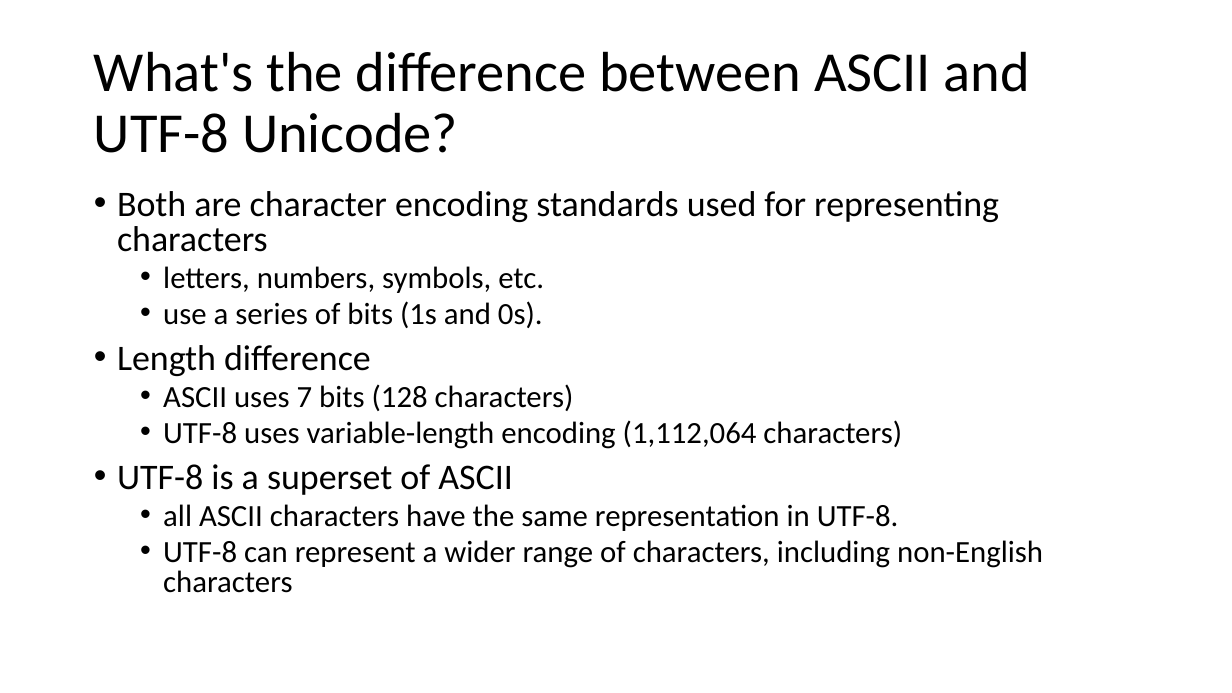
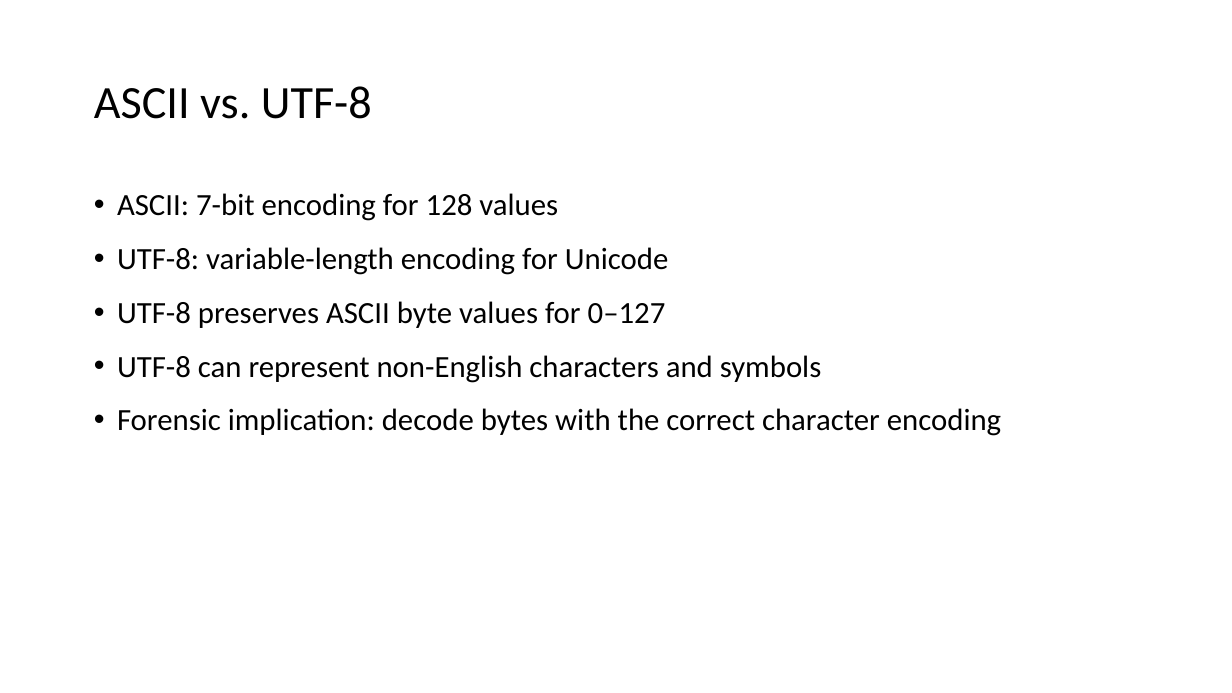
Before and after one commit to frankwxu/Digital-Forensics-Basic-Book, a slide deck: slide 24 of PPTs/Ch2_Number_Systems_for_Digital_Forensics.pptx. Drawn at 1232x693 pixels with LibreOffice and Linux fonts; fonts in the diff are those of the drawing; background and template pictures are left out. Boxes give left, top, right and bottom in pixels: in the first picture for what was removed or moved away, otherwise in the second. Text is boxed around its words. In the diff, an @@ line names an element or a change of style, - is before the commit and + after.

Commit message:
update Ch2 Number Systems for Digital Forensics presentation

```diff
--- a/PPTs/Ch2_Number_Systems_for_Digital_Forensics.pptx
+++ b/PPTs/Ch2_Number_Systems_for_Digital_Forensics.pptx
@@ title at <box>94,86,372,119</box>: text changed; size 44 to 36 pt @@
-What's the difference between ASCII and UTF-8 Unicode?
+ASCII vs. UTF-8
@@ text at <box>117,193,1001,436</box>: text changed @@
-• Both are character encoding standards used for representing characters
-  • letters, numbers, symbols, etc.
-  • use a series of bits (1s and 0s).
-• Length difference
-  • ASCII uses 7 bits (128 characters)
-  • UTF-8 uses variable-length encoding (1,112,064 characters)
-• UTF-8 is a superset of ASCII
-  • all ASCII characters have the same representation in UTF-8.
-  • UTF-8 can represent a wider range of characters, including non-English characters
+• ASCII: 7-bit encoding for 128 values
+• UTF-8: variable-length encoding for Unicode
+• UTF-8 preserves ASCII byte values for 0–127
+• UTF-8 can represent non-English characters and symbols
+• Forensic implication: decode bytes with the correct character encoding
```
Also in this commit, not shown: 35 other slides changed, 5 slides added, 4 slides removed.
